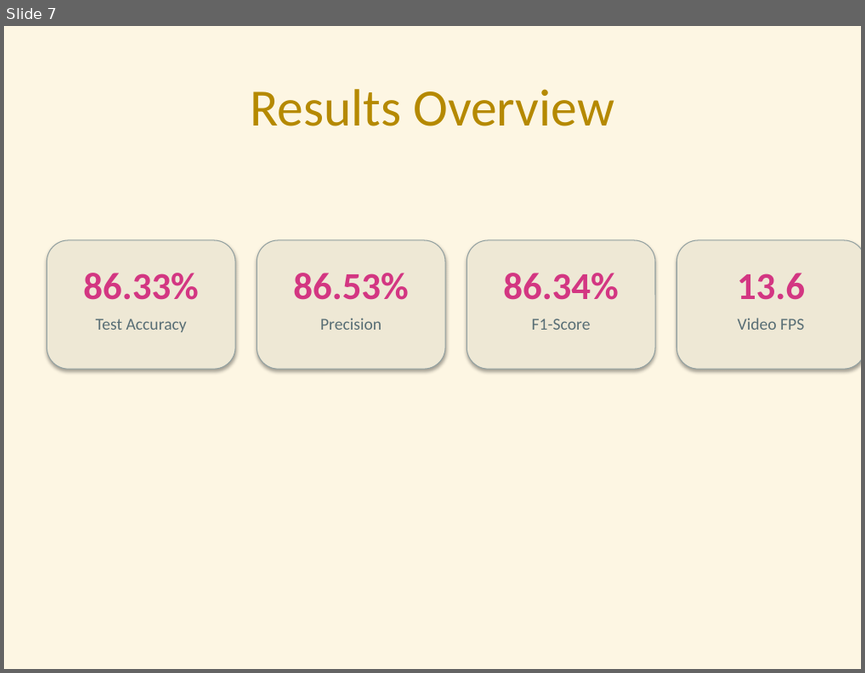
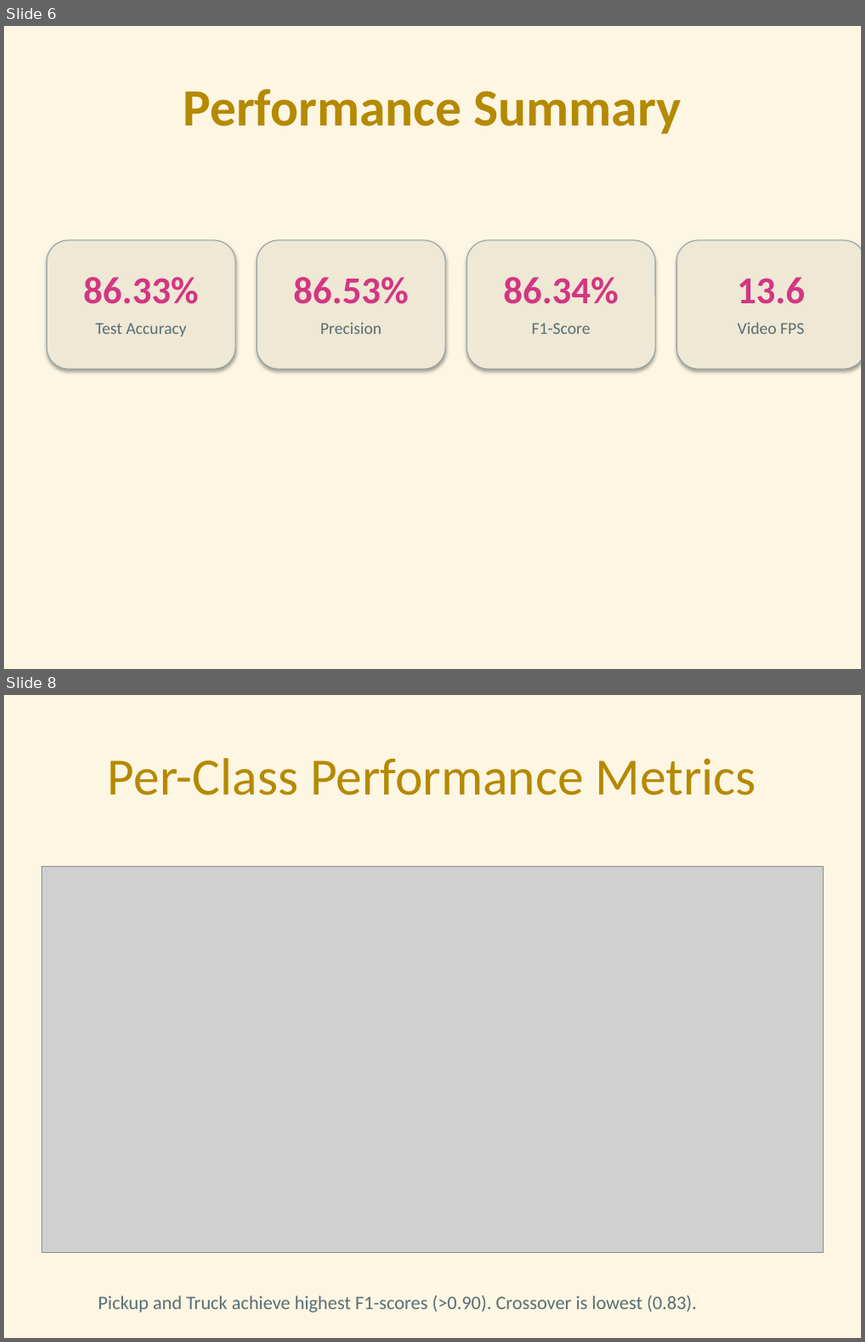
Before and after one commit to HyzenTech/car-retrieval-system, a slide deck: presentation.pptx. Shown one above the other, each under a label of ours: slide 7 before the commit, slides 6 and 8 after it; the slides between them are not shown. The pictures are 865x673 and 865x1342 pixels, drawn with LibreOffice and Linux fonts; fonts in the diff are those of the drawing; grey boxes stand for pictures. Boxes give left, top, right and bottom in pixels: in the first picture for what was removed or moved away, otherwise in the second. Text is boxed around its words. In the diff, an @@ line names an element or a change of style, - is before the commit and + after.

```diff
--- a/presentation.pptx
+++ b/presentation.pptx
@@ slide 8 added at [4,695,861,1338], background #FDF6E3 @@
@@ title added at [108,758,756,795], 44 pt, text #B58900 @@
+Per-Class Performance Metrics
@@ picture added at [41,867,823,1252] @@
@@ text added at [98,1295,697,1312], 16 pt, text #586E75 @@
+Pickup and Truck achieve highest F1-scores (>0.90). Crossover is lowest (0.83).
@@ what was slide 7 is now slide 6 @@
@@ slide 6 changed as well @@
@@ title at [182,89,681,134]: text changed; bold on @@
-Results Overview
+Performance Summary
@@ 8 texts: place and size @@
-8 texts at [83,272,805,332]
+8 texts at [83,277,805,336]
```
Also in this commit, not shown: 6 other slides changed, 2 other slides added, 4 slides removed, 1 other file.
